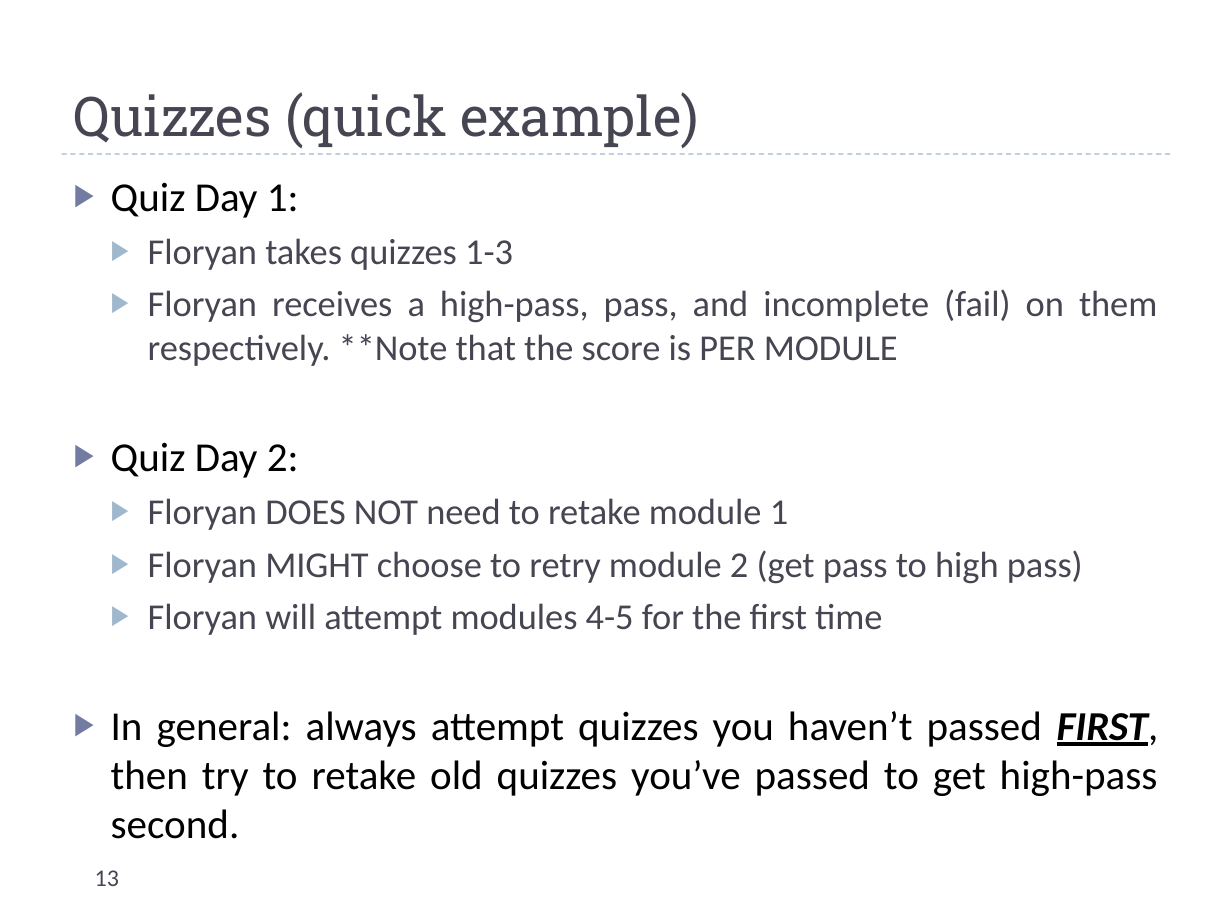
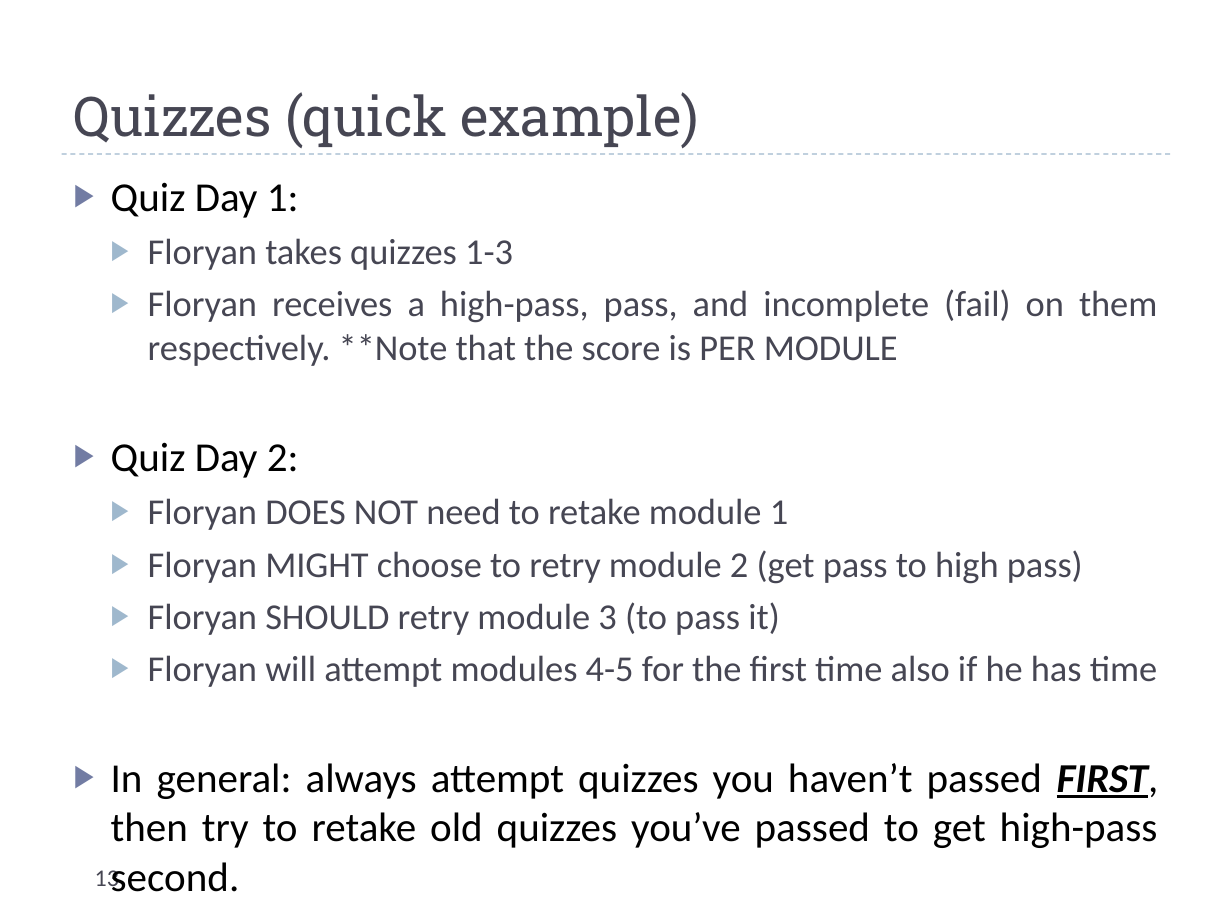
Before and after one commit to uva-cs/cs4102-f21, a slide deck: slide 13 of slides/courseintroduction.pptx. Drawn at 1232x924 pixels with LibreOffice and Linux fonts; fonts in the diff are those of the drawing. Boxes give left, top, right and bottom in pixels: in the first picture for what was removed or moved away, otherwise in the second. Text is boxed around its words. In the diff, an @@ line names an element or a change of style, - is before the commit and + after.

```diff
--- a/slides/courseintroduction.pptx
+++ b/slides/courseintroduction.pptx
@@ text at (148,602,1157,687): text changed @@
-  ▶ Floryan will attempt modules 4-5 for the first time
+  ▶ Floryan SHOULD retry module 3 (to pass it)
+  ▶ Floryan will attempt modules 4-5 for the first time also if he has time
```
Also in this commit, not shown: 2 other slides changed, 2 other files.
